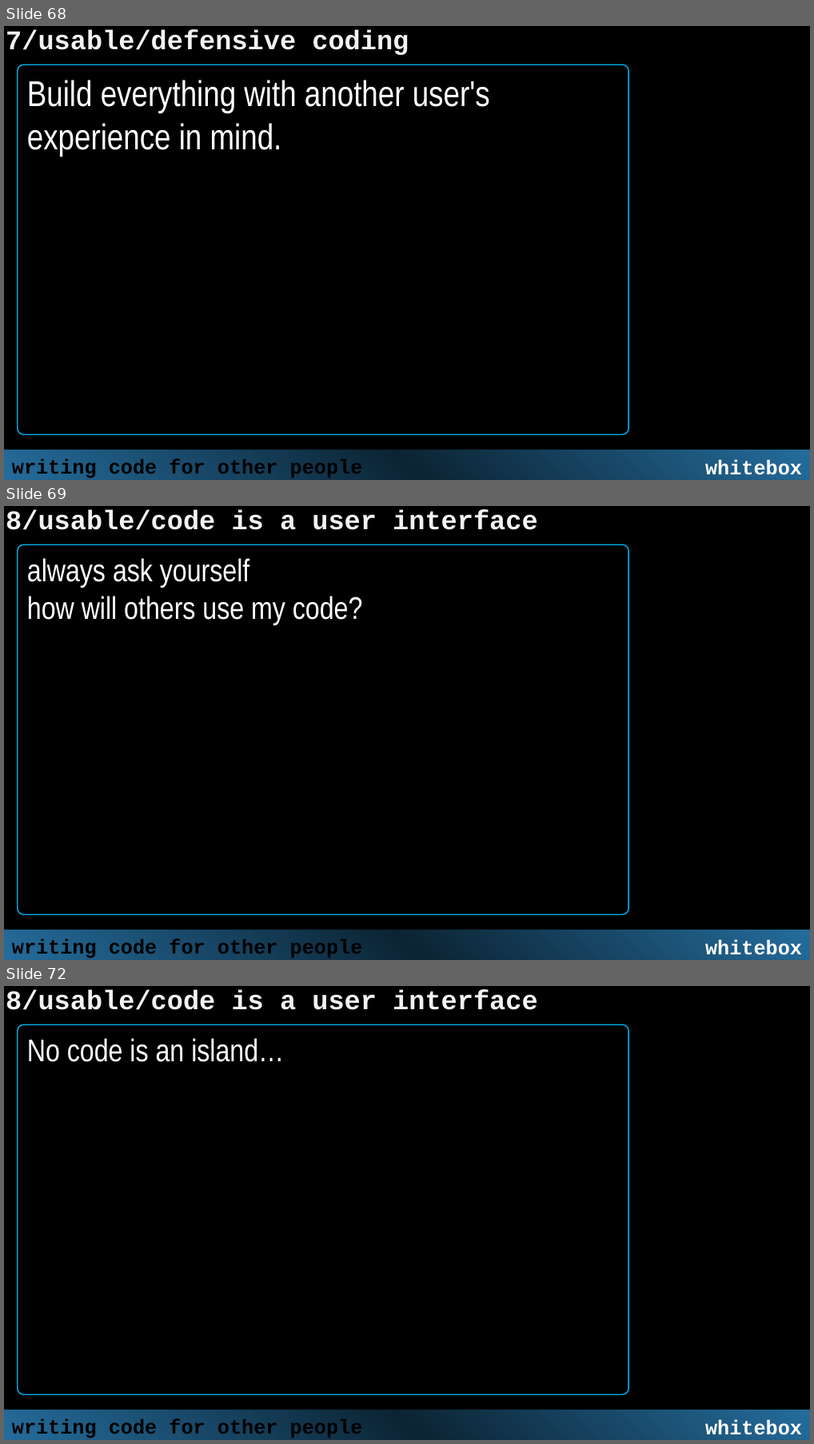
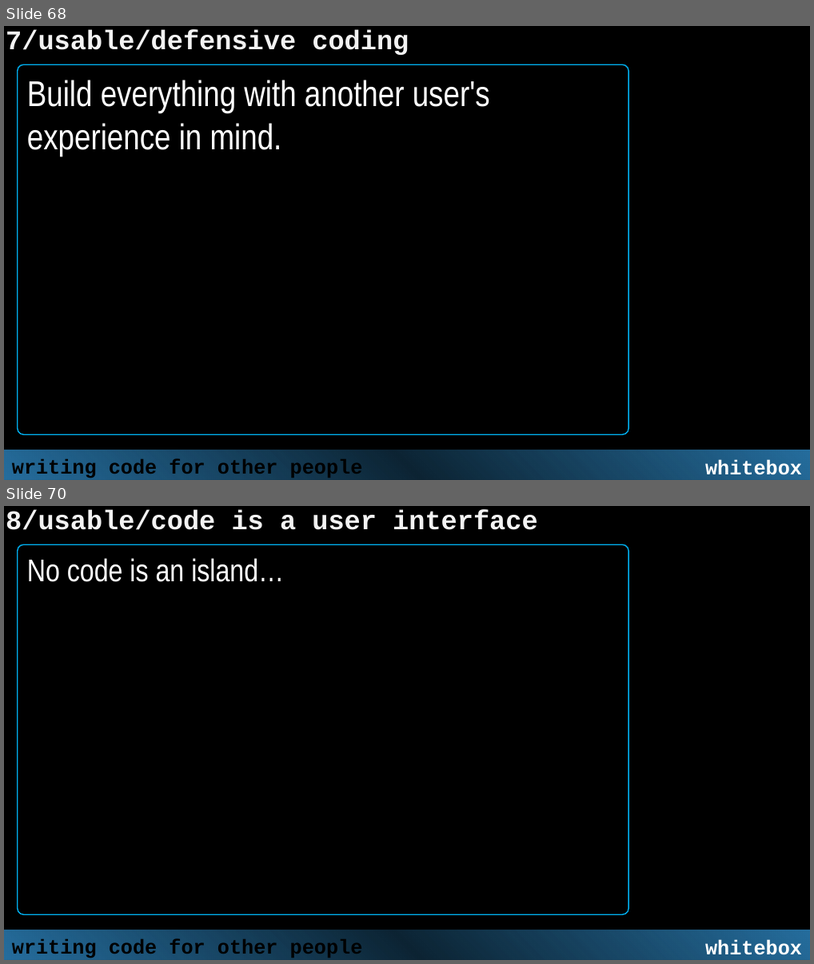
Before and after one commit to arei/talks, a slide deck: WritingCodeForOtherPeople/WritingCodeForOtherPeople.CCJS.pptx. Shown one above the other, each under a label of ours: slides 68, 69 and 72 before the commit, slides 68 and 70 after it; the slides between them are not shown. The pictures are 814x1444 and 814x964 pixels, drawn with LibreOffice and Linux fonts; fonts in the diff are those of the drawing; background and template pictures are left out. Boxes give left, top, right and bottom in pixels: in the first picture for what was removed or moved away, otherwise in the second. Text is boxed around its words. In the diff, an @@ line names an element or a change of style, - is before the commit and + after.

Commit message:
"Adds Writing Code for Other People"

```diff
--- a/WritingCodeForOtherPeople/WritingCodeForOtherPeople.CCJS.pptx
+++ b/WritingCodeForOtherPeople/WritingCodeForOtherPeople.CCJS.pptx
@@ slide 69 removed at bbox=[4, 506, 810, 960], background picture (left out) @@
@@ text removed at bbox=[6, 510, 538, 530] @@
-  8/usable/code is a user interface
@@ rounded rectangle removed at bbox=[18, 544, 629, 914] @@
-always ask yourself
-how will others use my code?
@@ rectangle removed at bbox=[4, 929, 810, 960] @@
@@ text removed at bbox=[12, 939, 363, 958] @@
-writing code for other people
@@ text removed at bbox=[706, 940, 802, 955] @@
-whitebox
@@ what was slide 72 is now slide 70 @@
```
Also in this commit, not shown: 1 slide changed, 1 other slide removed, 3 other files.
